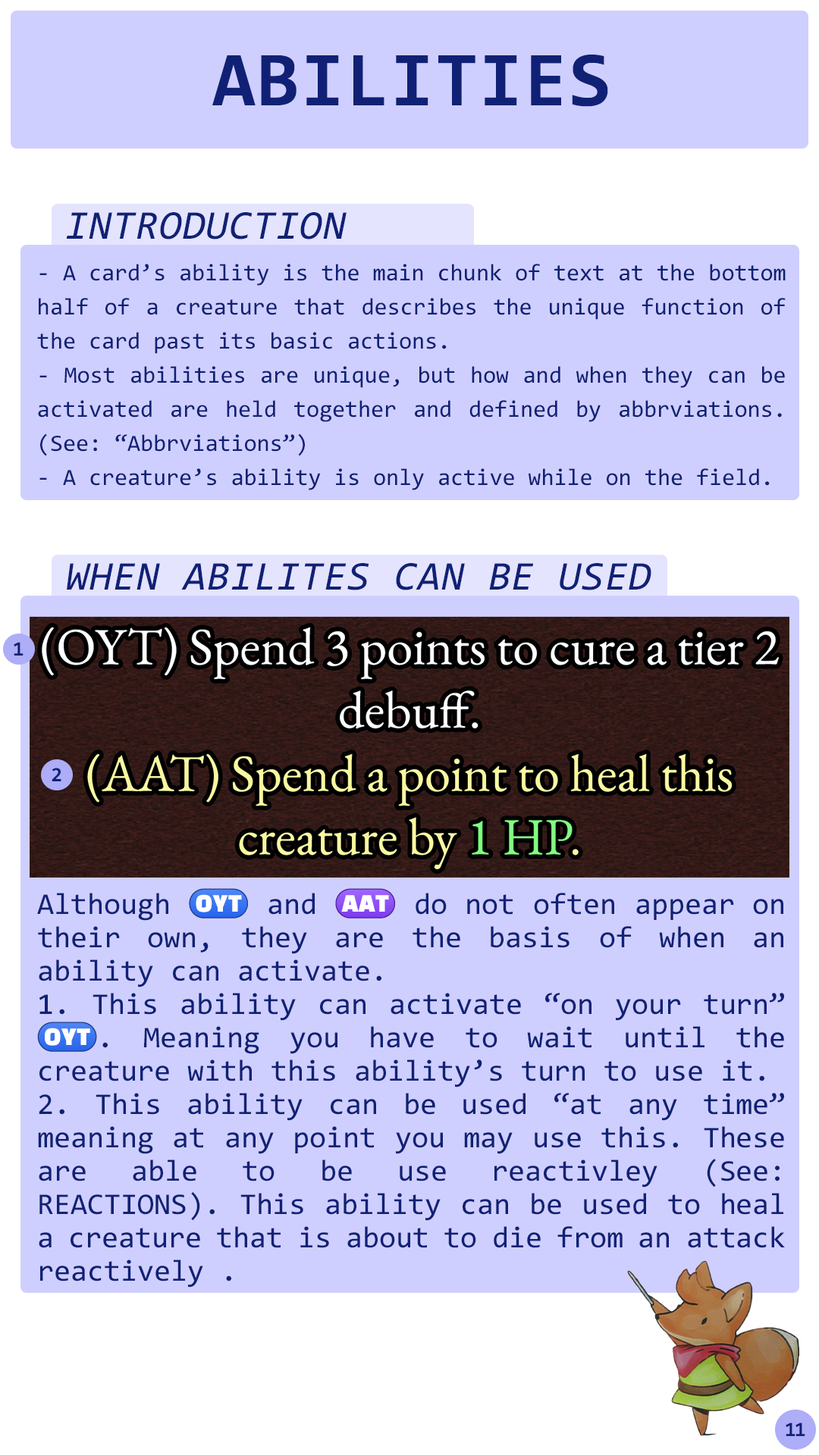
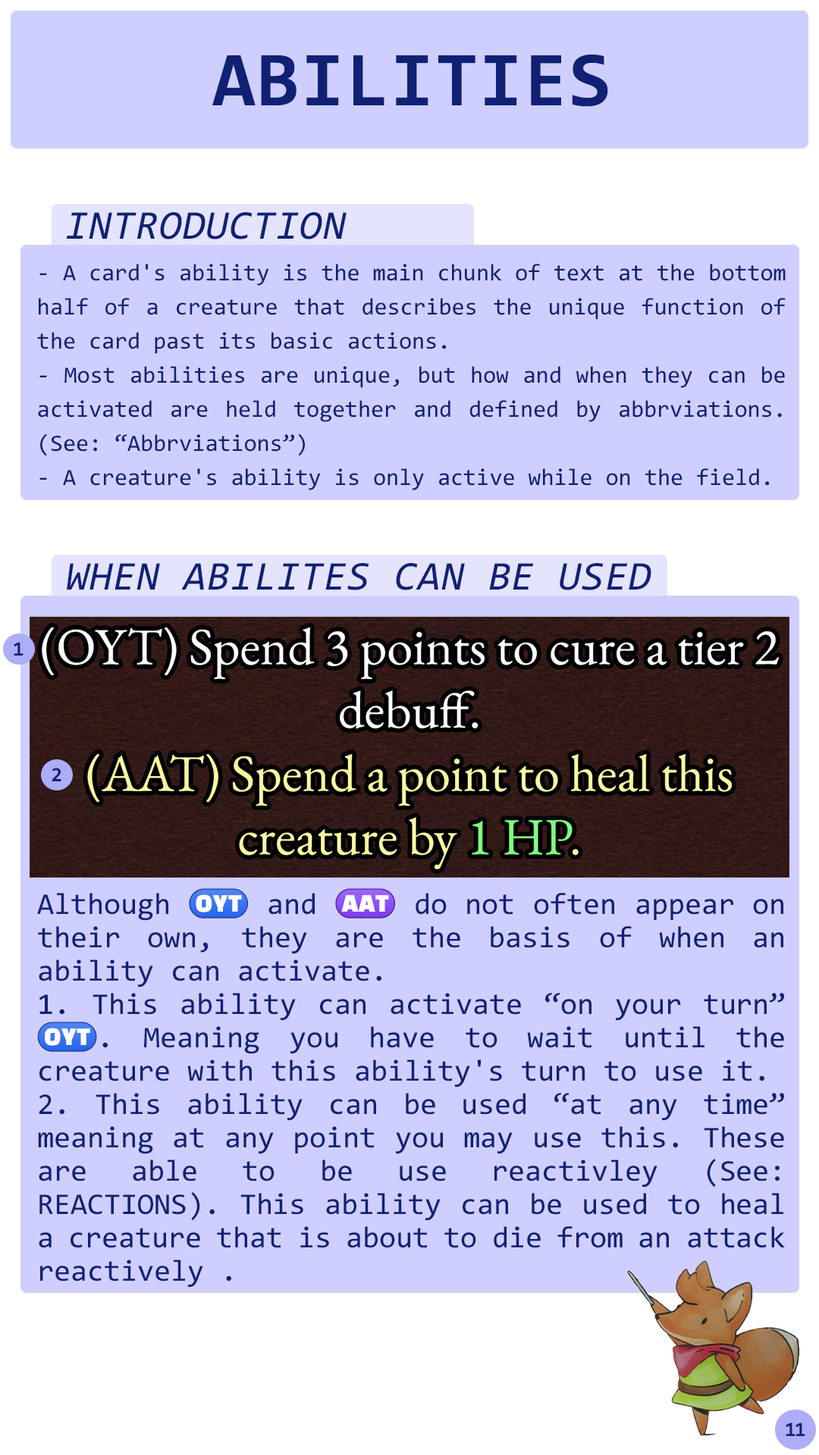
Revision of a layered 819x1455 image; what changed, layer by layer:
painted on "Item shop copy" over bbox(473, 1059, 483, 1071)
painted on "Item shop" over bbox(142, 263, 201, 477)
